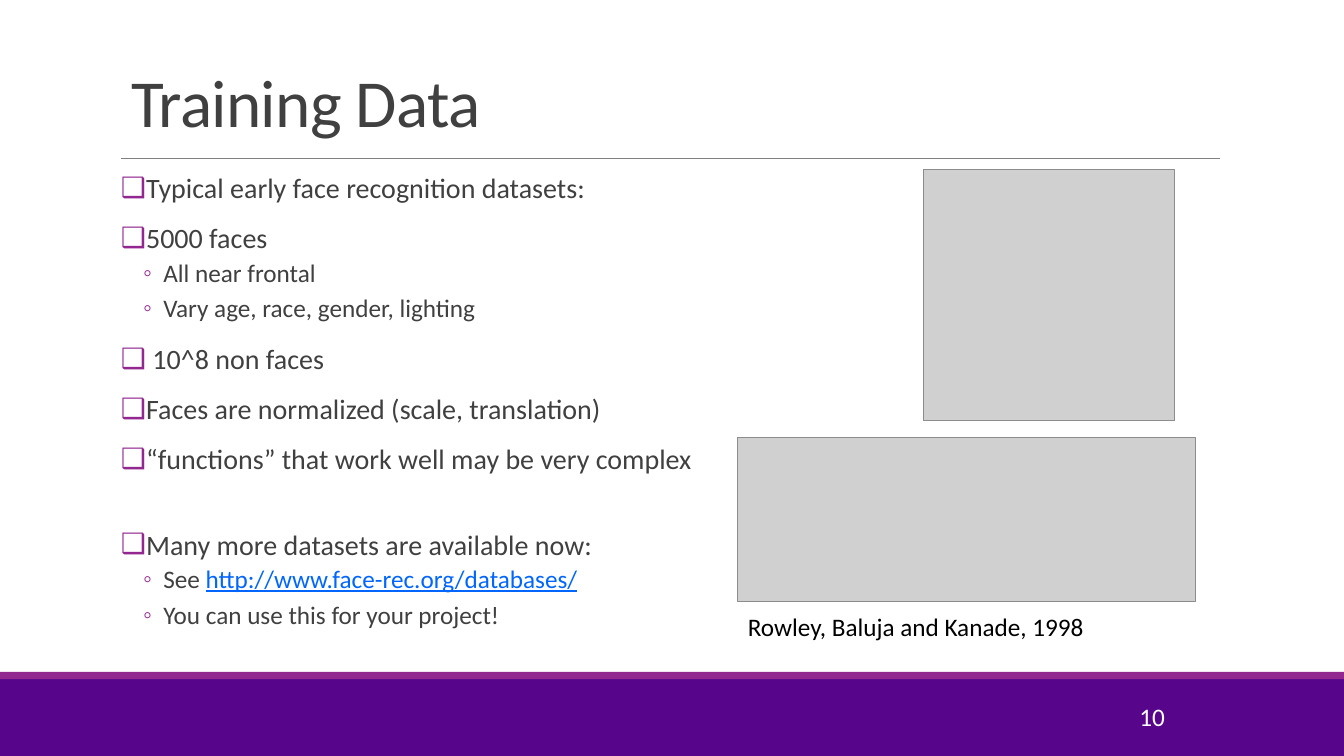
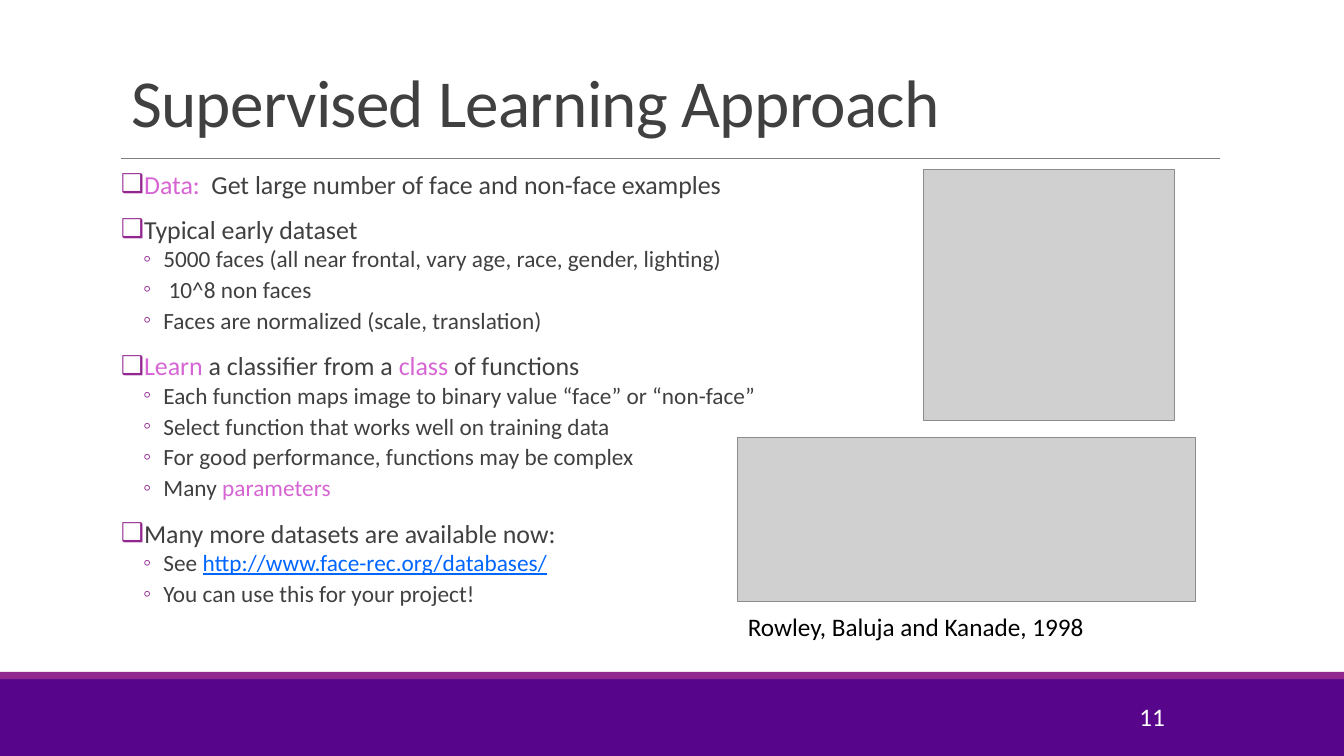
Before and after one commit to joshzzl/introml, a slide deck: slide 11 of lectures/Lect01_IntroML.pptx (slide 10 before the commit). Drawn at 1344x756 pixels with LibreOffice and Linux fonts; fonts in the diff are those of the drawing; grey boxes stand for pictures; background and template pictures are left out. Boxes give left, top, right and bottom in pixels: in the first picture for what was removed or moved away, otherwise in the second. Text is boxed around its words. In the diff, an @@ line names an element or a change of style, - is before the commit and + after.

```diff
--- a/lectures/Lect01_IntroML.pptx
+++ b/lectures/Lect01_IntroML.pptx
@@ title at bbox=[131, 80, 940, 139]: text changed @@
-Training Data
+Supervised Learning Approach
@@ text at bbox=[144, 176, 721, 271]: text changed; size 20 to 18.5 pt @@
-❑ Typical early face recognition datasets:
-❑ 5000 faces
-  ◦ All near frontal
-  ◦ Vary age, race, gender, lighting
+❑ Data: Get large number of face and non-face examples
+❑ Typical early dataset
+  ◦ 5000 faces (all near frontal, vary age, race, gender, lighting)
@@ text at bbox=[144, 282, 556, 606]: size 20 to 16.6 pt in "10^8 non faces", "Faces are normalized (scale, translation)"; size 20 to 18.5 pt in "Many more datasets are available now:"; size 18 to 16.6 pt in "See http://www.face-rec.org/databases/", "You can use this for your project!"; bullet ❑ to ◦; list level 1 to 2 in "10^8 non faces"; line spacing 0.9 to 0.8; list level 1 to 2 in "Faces are normalized (scale, translation)" @@
@@ text at bbox=[144, 357, 755, 500]: text changed; size 20 to 16.6 pt @@
-❑ “functions” that work well may be very complex
+❑ Learn a classifier from a class of functions
+  ◦ Each function maps image to binary value “face” or “non-face”
+  ◦ Select function that works well on training data
+  ◦ For good performance, functions may be complex
+  ◦ Many parameters
@@ page number at bbox=[1139, 709, 1165, 726]: text changed @@
-10
+11
```
Also in this commit, not shown: 6 other slides changed, 1 slide added, 6 other files.
